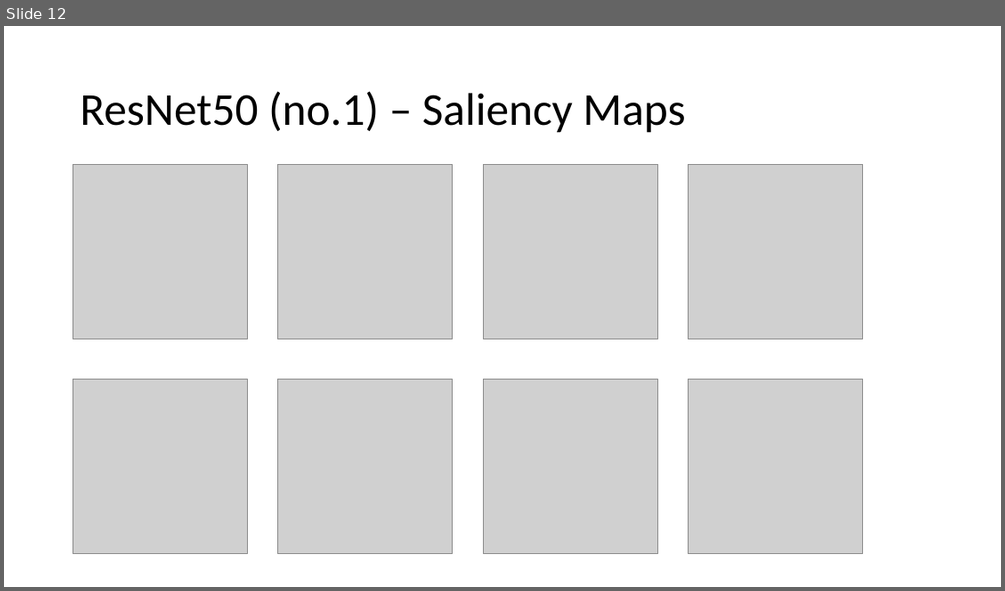
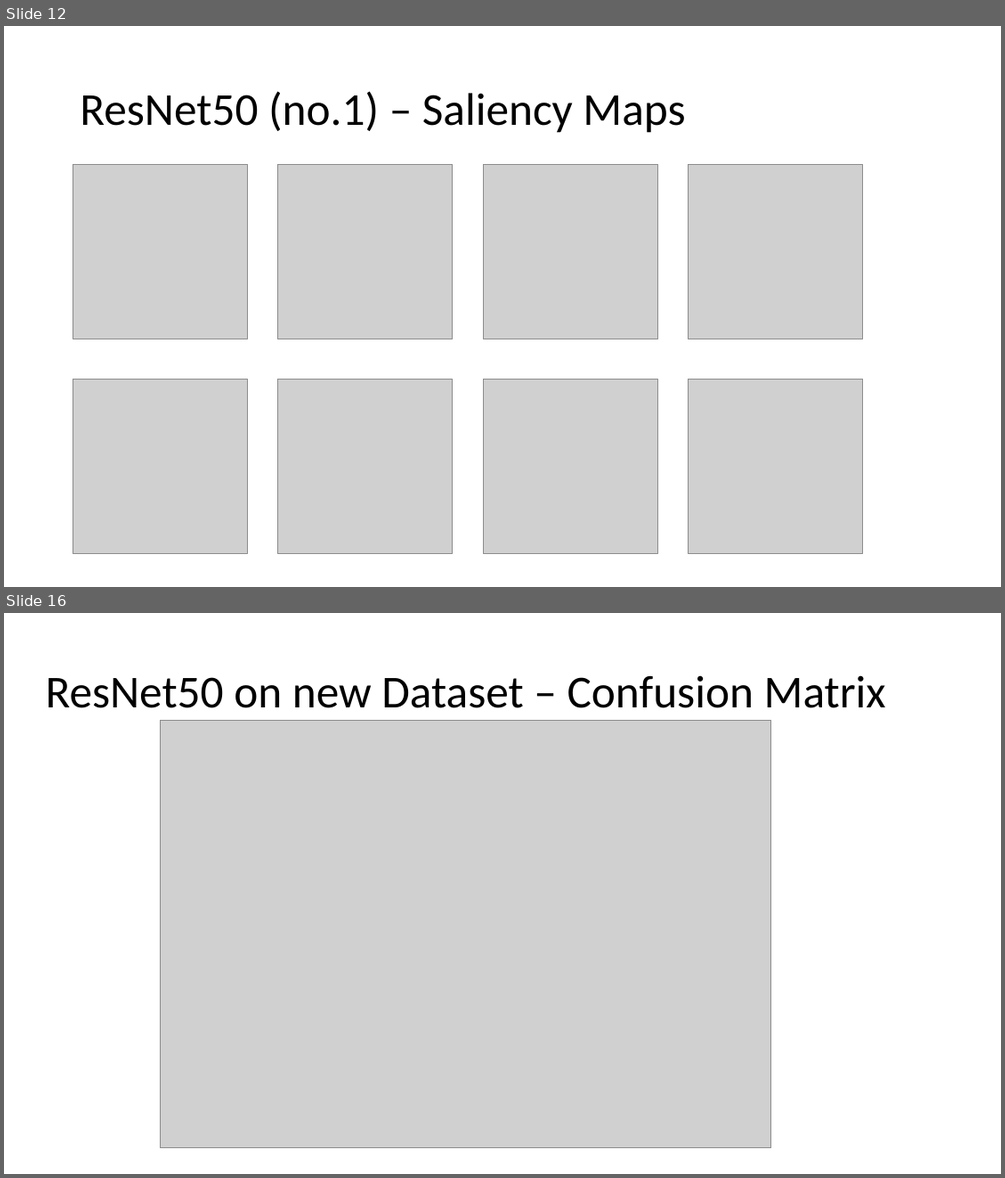
Before and after one commit to ChiaraPerocco/ADL-Project, a slide deck: Präsentation1.pptx. Shown one above the other, each under a label of ours: slide 12 before the commit, slides 12 and 16 after it; the slides between them are not shown. The pictures are 1005x591 and 1005x1178 pixels, drawn with LibreOffice and Linux fonts; fonts in the diff are those of the drawing; grey boxes stand for pictures. Boxes give left, top, right and bottom in pixels: in the first picture for what was removed or moved away, otherwise in the second. Text is boxed around its words. In the diff, an @@ line names an element or a change of style, - is before the commit and + after.

```diff
--- a/Präsentation1.pptx
+++ b/Präsentation1.pptx
@@ slide 16 added at (x1=4, y1=613, x2=1001, y2=1174), background #FFFFFF @@
@@ text added at (x1=46, y1=675, x2=886, y2=708), 44 pt, text #000000 @@
+ResNet50 on new Dataset – Confusion Matrix
@@ picture added at (x1=161, y1=720, x2=771, y2=1148) @@
```
Also in this commit, not shown: 8 other slides added.
